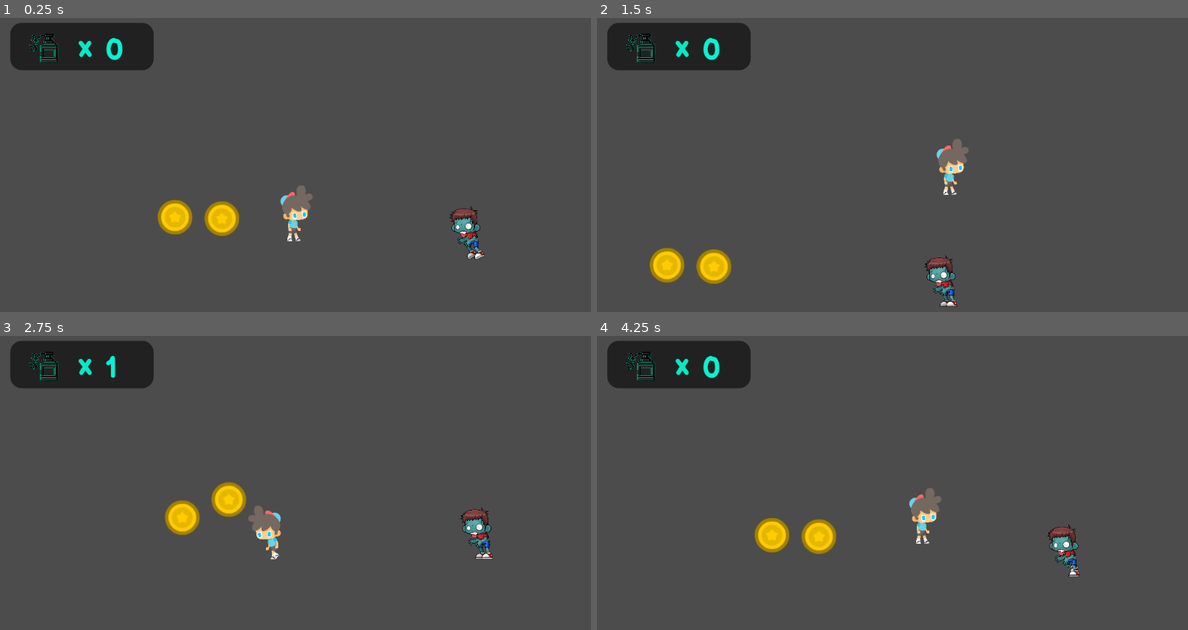
Above: before the commit, frames 1-4 (two rows, left to right).
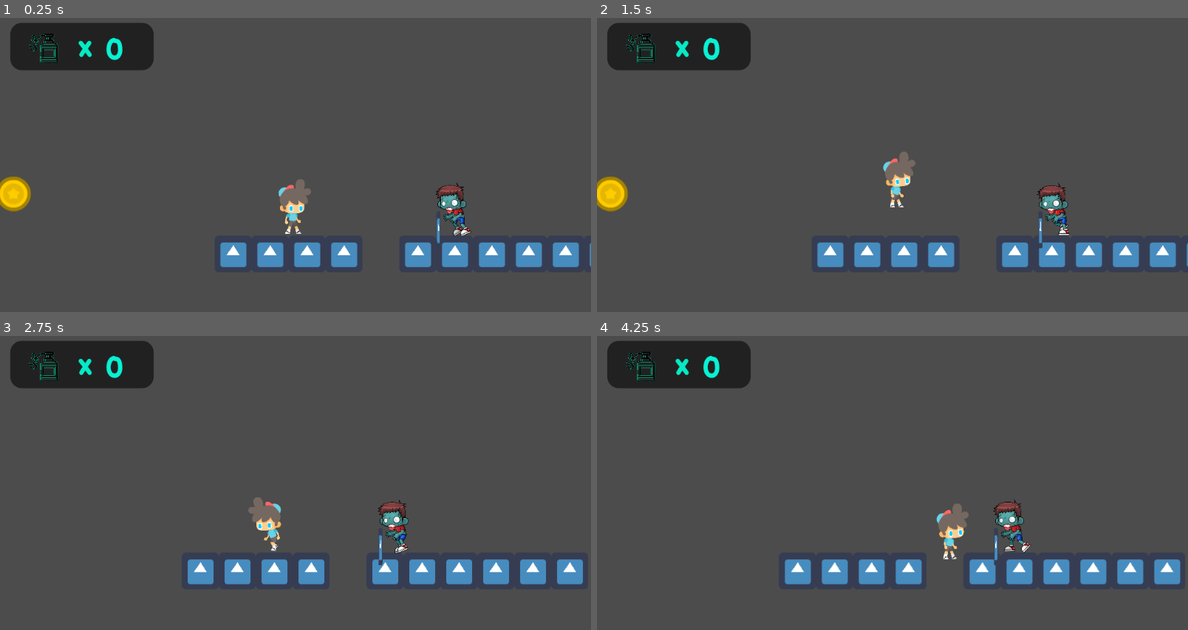
Above: after the commit, the same moments.

Repository: Sarath191181208/Covid-19
Game: Godot game, scene res://scenes/leve1.tscn
Two runs of this game, one before a commit and one after it. Both use one fixed random seed, a clock stepped at 60 frames per second and the inputs below. The project has no main scene, so this scene is started directly. The engine's default icon, where the game draws it, is replaced by a stand-in: a white triangle on a blue panel in a dark square.
Inputs:
- Up to frame 1 (0.25 s): no input
- Up to frame 2 (1.5 s): hold D (right) from 0.53 s (still down); tap Up (jump) at 0.77 s
- Up to frame 3 (2.75 s): tap Up (jump) at 1.52 s; release D (right) at 2.03 s; hold A (left) from 2.03 s (still down)
- Up to frame 4 (4.25 s): release A (left) at 2.78 s; hold D (right) from 2.78 s (still down); tap Up (jump) at 3.02, 3.77 s

The runs differ from the first frame. In frame 1, 6.6% of the frame differs, in the area x 0-100%, y 53-85%; in frame 2, 7.2%, in the area x 0-100%, y 41-99%; in frame 3, 6.6%; in frame 4, 7.1%.

Commit message:
Have changed logic of enemy 2)Added coin logic 3)! Important have to fix a bug of not detecting player

Diff:
--- /dev/null
+++ b/Assets/tilesets/test.tres
@@ -0,0 +1,24 @@
+[gd_resource type="TileSet" load_steps=3 format=2]
+
+[ext_resource path="res://icon.png" type="Texture" id=1]
+
+[sub_resource type="ConvexPolygonShape2D" id=11]
+points = PoolVector2Array( 0, 0, 64, 0, 64, 64, 0, 64 )
+
+[resource]
+0/name = "icon.png 0"
+0/texture = ExtResource( 1 )
+0/tex_offset = Vector2( 0, 0 )
+0/modulate = Color( 1, 1, 1, 1 )
+0/region = Rect2( 0, 0, 64, 64 )
+0/tile_mode = 0
+0/occluder_offset = Vector2( 0, 0 )
+0/navigation_offset = Vector2( 0, 0 )
+0/shapes = [ {
+"autotile_coord": Vector2( 0, 0 ),
+"one_way": false,
+"one_way_margin": 1.0,
+"shape": SubResource( 11 ),
+"shape_transform": Transform2D( 1, 0, 0, 1, 0, 0 )
+} ]
+0/z_index = 0
--- a/scenes/enemy.gd
+++ b/scenes/enemy.gd
@@ -2,20 +2,28 @@
 var player =  null
 var move = Vector2.ZERO
 var speed = 0.7
+var direction = -1
+var set = true
 const GRAVITY = 20
+
+# warning-ignore:unused_argument
 func _physics_process(delta):
+	$floor_checker.position.x = $CollisionShape2D.shape.get_extents().x * direction
 	move = Vector2.ZERO
 	move.y = move.y + GRAVITY
 	if is_on_floor():
 		move.y = 0
+
 	move = move_and_slide(move,Vector2.UP)
+
 	if player != null :
-
 		move.x = position.direction_to(player.position).x * speed
 		if move.x > 0 :
+			direction = 1
 			$AnimatedSprite.play("walk")
 			$AnimatedSprite.flip_h = false
 		elif move.x < 0 :
+			direction = -1
 			$AnimatedSprite.play("walk")
 			$AnimatedSprite.flip_h = true
 		else :
@@ -23,16 +31,20 @@
 	else :
 		move.x = Vector2.ZERO.x
 
-	#move = move.normalized()
 	move = move_and_collide(move)
-
+	if not $floor_checker.is_colliding():
+		if player != null :
+			player = null
+		direction = - direction
+		$floor_checker.position.x = $CollisionShape2D.shape.get_extents().x * direction
+		$AnimatedSprite.play("idle")
 
 func _on_detecting_range_body_entered(body):
 	if body != self :
 		player = body
 
 
-
+# warning-ignore:unused_argument
 func _on_detecting_range_body_exited(body) :
 	player = null
 	$AnimatedSprite.play("idle")
--- a/scenes/enemy.tscn
+++ b/scenes/enemy.tscn
@@ -46,6 +46,7 @@
 [ext_resource path="res://Assets/png/male/Walk (1).png" type="Texture" id=44]
 [ext_resource path="res://Assets/png/male/Idle (3).png" type="Texture" id=45]
 [ext_resource path="res://scenes/enemy.gd" type="Script" id=46]
+[ext_resource path="res://icon.png" type="Texture" id=47]
 
 [sub_resource type="SpriteFrames" id=1]
 animations = [ {
@@ -71,7 +72,10 @@
 } ]
 
 [sub_resource type="RectangleShape2D" id=3]
-extents = Vector2( 305.97, 50.9 )
+extents = Vector2( 23.132, 37.907 )
+
+[sub_resource type="RectangleShape2D" id=2]
+extents = Vector2( 305.97, 103.546 )
 
 [node name="enemy" type="KinematicBody2D"]
 collision_layer = 4
@@ -81,12 +85,13 @@
 scale = Vector2( 0.2, 0.2 )
 frames = SubResource( 1 )
 animation = "idle"
-frame = 3
+frame = 12
 playing = true
 flip_h = true
 
-[node name="CollisionPolygon2D" type="CollisionPolygon2D" parent="."]
-polygon = PoolVector2Array( -0.0968475, 49.0926, 26.9032, 48.0926, 23.9032, 33.0926, 23.9032, 15.0926, 18.9032, 4.09258, 24.9032, -3.90742, 19.9032, -11.9074, 17.9032, -27.9074, 14.9032, -36.9074, -27.0968, -30.9074, -25.0968, -9.90742, -25.0968, 2.09258, -9.09685, 11.0926, -12.0968, 21.0926, -10.0968, 27.0926, -2.09685, 23.0926, 2.90315, 29.0926, 5.90315, 38.0926 )
+[node name="CollisionShape2D" type="CollisionShape2D" parent="."]
+position = Vector2( 8, 12 )
+shape = SubResource( 3 )
 
 [node name="detecting_range" type="Area2D" parent="."]
 modulate = Color( 0.87451, 0.0117647, 0.658824, 1 )
@@ -95,14 +100,20 @@
 
 [node name="CollisionShape2D" type="CollisionShape2D" parent="detecting_range"]
 modulate = Color( 0.0649147, 0.929688, 0.0581055, 1 )
-position = Vector2( 10, 5 )
-shape = SubResource( 3 )
+position = Vector2( 6, -25 )
+shape = SubResource( 2 )
 __meta__ = {
 "_edit_group_": true
 }
 
-[node name="Timer" type="Timer" parent="."]
-autostart = true
+[node name="floor_checker" type="RayCast2D" parent="."]
+enabled = true
+cast_to = Vector2( 0, 70 )
+collision_mask = 8
+
+[node name="Sprite" type="Sprite" parent="floor_checker"]
+position = Vector2( 1.5, 40 )
+scale = Vector2( 0.109375, 1 )
+texture = ExtResource( 47 )
 [connection signal="body_entered" from="detecting_range" to="." method="_on_detecting_range_body_entered"]
 [connection signal="body_exited" from="detecting_range" to="." method="_on_detecting_range_body_exited"]
-[connection signal="timeout" from="Timer" to="." method="_on_Timer_timeout"]
--- a/scenes/leve1.tscn
+++ b/scenes/leve1.tscn
@@ -6,80 +6,7 @@
 [ext_resource path="res://Assets/fonts/BalsamiqSans-Bold.ttf" type="DynamicFontData" id=4]
 [ext_resource path="res://scenes/CanvasLayer.gd" type="Script" id=5]
 [ext_resource path="res://scenes/coin.tscn" type="PackedScene" id=6]
-
-[sub_resource type="ConvexPolygonShape2D" id=1]
-points = PoolVector2Array( 56, 96, 48, 88, 40, 96, 40, 88, 40, 80, 32, 72, 24, 64, 16, 56, 16, 48, 8, 48, 8, 32, 104, 32, 104, 48, 96, 56, 96, 64, 80, 80, 80, 88, 64, 88 )
-
-[sub_resource type="ConvexPolygonShape2D" id=2]
-points = PoolVector2Array( 0, 8, 48, 8, 48, 32, 40, 40, 24, 40, 8, 40, 0, 32 )
-
-[sub_resource type="ConvexPolygonShape2D" id=3]
-points = PoolVector2Array( 0, 48, 48, 0, 64, 0, 64, 48 )
-
-[sub_resource type="TileSet" id=4]
-0/name = "tileset.png 0"
-0/tex_offset = Vector2( 0, 0 )
-0/modulate = Color( 1, 1, 1, 1 )
-0/region = Rect2( 32, 0, 128, 96 )
-0/tile_mode = 0
-0/occluder_offset = Vector2( 0, 0 )
-0/navigation_offset = Vector2( 0, 0 )
-0/shapes = [ {
-"autotile_coord": Vector2( 0, 0 ),
-"one_way": false,
-"one_way_margin": 1.0,
-"shape": SubResource( 1 ),
-"shape_transform": Transform2D( 1, 0, 0, 1, 0, 0 )
-} ]
-0/z_index = 0
-1/name = "tileset.png 1"
-1/tex_offset = Vector2( 0, 0 )
-1/modulate = Color( 1, 1, 1, 1 )
-1/region = Rect2( 48, 120, 48, 40 )
-1/tile_mode = 0
-1/occluder_offset = Vector2( 0, 0 )
-1/navigation_offset = Vector2( 0, 0 )
-1/shapes = [ {
-"autotile_coord": Vector2( 0, 0 ),
-"one_way": false,
-"one_way_margin": 1.0,
-"shape": SubResource( 2 ),
-"shape_transform": Transform2D( 1, 0, 0, 1, 0, 0 )
-} ]
-1/z_index = 0
-2/name = "tileset.png 2"
-2/tex_offset = Vector2( 0, 0 )
-2/modulate = Color( 1, 1, 1, 1 )
-2/region = Rect2( 176, 128, 8, 8 )
-2/tile_mode = 1
-2/autotile/bitmask_mode = 0
-2/autotile/bitmask_flags = [  ]
-2/autotile/icon_coordinate = Vector2( 0, 0 )
-2/autotile/tile_size = Vector2( 8, 8 )
-2/autotile/spacing = 0
-2/autotile/occluder_map = [  ]
-2/autotile/navpoly_map = [  ]
-2/autotile/priority_map = [  ]
-2/autotile/z_index_map = [  ]
-2/occluder_offset = Vector2( 0, 0 )
-2/navigation_offset = Vector2( 0, 0 )
-2/shapes = [  ]
-2/z_index = 0
-3/name = "tileset.png 3"
-3/tex_offset = Vector2( 0, 0 )
-3/modulate = Color( 1, 1, 1, 1 )
-3/region = Rect2( 576, 240, 64, 48 )
-3/tile_mode = 0
-3/occluder_offset = Vector2( 0, 0 )
-3/navigation_offset = Vector2( 0, 0 )
-3/shapes = [ {
-"autotile_coord": Vector2( 0, 0 ),
-"one_way": false,
-"one_way_margin": 1.0,
-"shape": SubResource( 3 ),
-"shape_transform": Transform2D( 1, 0, 0, 1, 0, 0 )
-} ]
-3/z_index = 0
+[ext_resource path="res://Assets/tilesets/test.tres" type="TileSet" id=7]
 
 [sub_resource type="SegmentShape2D" id=5]
 a = Vector2( 2.69562, 149.596 )
@@ -88,10 +15,6 @@
 [sub_resource type="CapsuleShape2D" id=6]
 radius = 37.7362
 height = 20.8877
-
-[sub_resource type="SegmentShape2D" id=7]
-a = Vector2( 702.927, 12.7169 )
-b = Vector2( -921.451, 27.3676 )
 
 [sub_resource type="StyleBoxFlat" id=8]
 bg_color = Color( 0.0823529, 0.0784314, 0.0784314, 0.756863 )
@@ -113,16 +36,15 @@
 [node name="leve1" type="Node2D"]
 
 [node name="player" parent="." instance=ExtResource( 2 )]
-position = Vector2( 309, 309 )
+position = Vector2( 670.14, 352.05 )
 
 [node name="TileMap" type="TileMap" parent="."]
 position = Vector2( 466, 254 )
-tile_set = SubResource( 4 )
-cell_size = Vector2( 32, 32 )
+tile_set = ExtResource( 7 )
 collision_layer = 8
 collision_mask = 117
 format = 1
-tile_data = PoolIntArray( 327671, 0, 0, 393211, 1, 0, 393212, 1, 0, 393213, 1, 0, 524288, 3, 0 )
+tile_data = PoolIntArray( 196609, 0, 0, 196610, 0, 0, 196611, 0, 0, 196612, 0, 0, 196614, 0, 0, 196615, 0, 0, 196616, 0, 0, 196617, 0, 0, 196618, 0, 0, 196619, 0, 0 )
 
 [node name="Area2D" type="Area2D" parent="."]
 position = Vector2( -40, 405 )
@@ -136,7 +58,7 @@
 shape = SubResource( 5 )
 
 [node name="enemy" parent="." instance=ExtResource( 3 )]
-position = Vector2( 612.149, 335.292 )
+position = Vector2( 949.372, 380.734 )
 
 [node name="death_range" type="Area2D" parent="enemy"]
 modulate = Color( 0.768627, 0.894118, 0.054902, 0.647059 )
@@ -149,15 +71,6 @@
 modulate = Color( 0.0156863, 0.984314, 0.984314, 1 )
 position = Vector2( 4, 10 )
 shape = SubResource( 6 )
-
-[node name="StaticBody2D" type="StaticBody2D" parent="."]
-position = Vector2( 476.454, 265.928 )
-collision_layer = 2
-collision_mask = 5
-
-[node name="CollisionShape2D" type="CollisionShape2D" parent="StaticBody2D"]
-position = Vector2( -49.8615, 159.557 )
-shape = SubResource( 7 )
 
 [node name="CanvasLayer" type="CanvasLayer" parent="."]
 script = ExtResource( 5 )
--- a/scenes/player.gd
+++ b/scenes/player.gd
@@ -6,7 +6,7 @@
 #setting the  linear velocity of the player
 const v = 300
 const GRAVITY = 30
-const JUMPFORCE = -900
+const JUMPFORCE = -700
 #funcion delta runs 60 times a second
 
 func _physics_process(delta):
Not shown: 1 places in scenes/enemy.tscn that only renumber resources
Not shown: 1 places in scenes/leve1.tscn that only renumber resources
